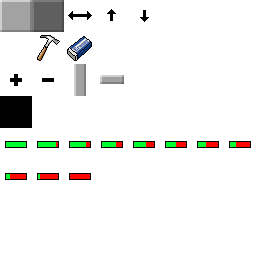
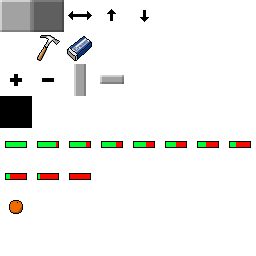
Revision of a layered 256×256 image; what changed, layer by layer:
painted on "base" over [9, 200, 23, 214]
